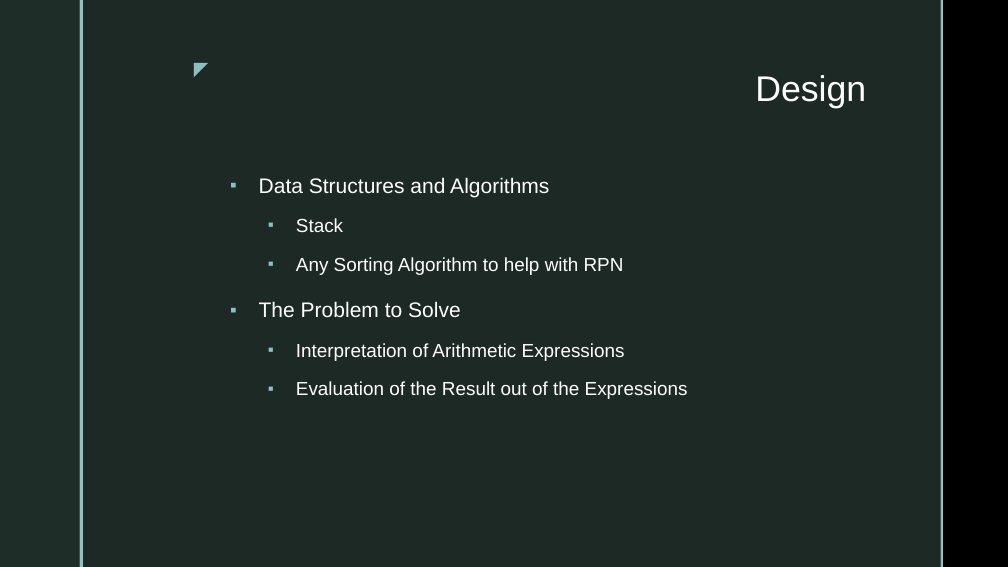
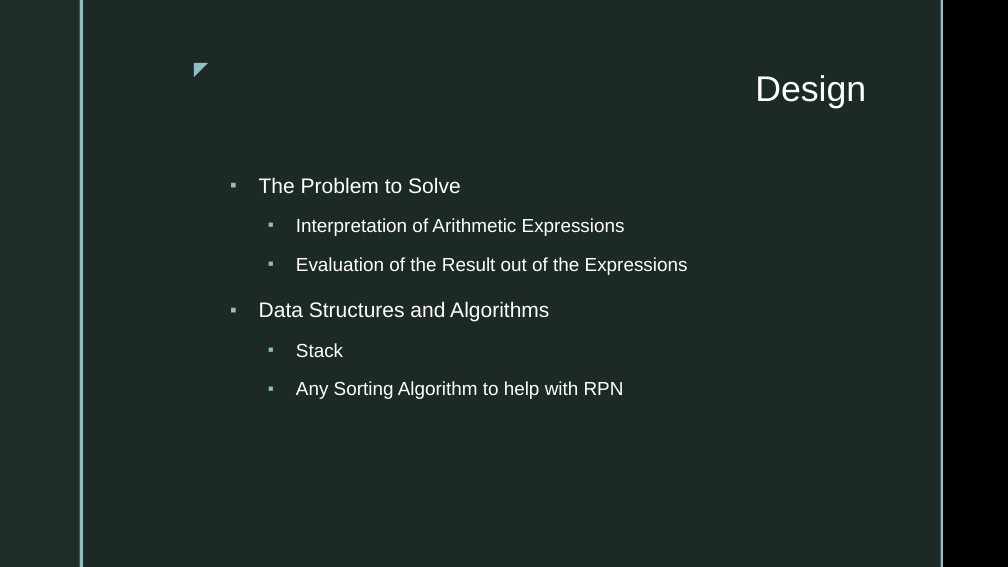
Before and after one commit to ZhongQiyu/sp23-cs608-midterm, a slide deck: slide 3 of CS608 Group 1 Midterm Presentation.pptx. Drawn at 1008x567 pixels with LibreOffice and Linux fonts; fonts in the diff are those of the drawing; background and template pictures are left out. Boxes give left, top, right and bottom in pixels: in the first picture for what was removed or moved away, otherwise in the second. Text is boxed around its words. In the diff, an @@ line names an element or a change of style, - is before the commit and + after.

Commit message:
update 032223

```diff
--- a/CS608 Group 1 Midterm Presentation.pptx
+++ b/CS608 Group 1 Midterm Presentation.pptx
@@ text at (259,177,688,275): paragraphs added @@
+▪ The Problem to Solve
+  ▪ Interpretation of Arithmetic Expressions
+  ▪ Evaluation of the Result out of the Expressions
@@ text at (259,301,688,399): paragraphs removed @@
-▪ The Problem to Solve
-  ▪ Interpretation of Arithmetic Expressions
-  ▪ Evaluation of the Result out of the Expressions
```
